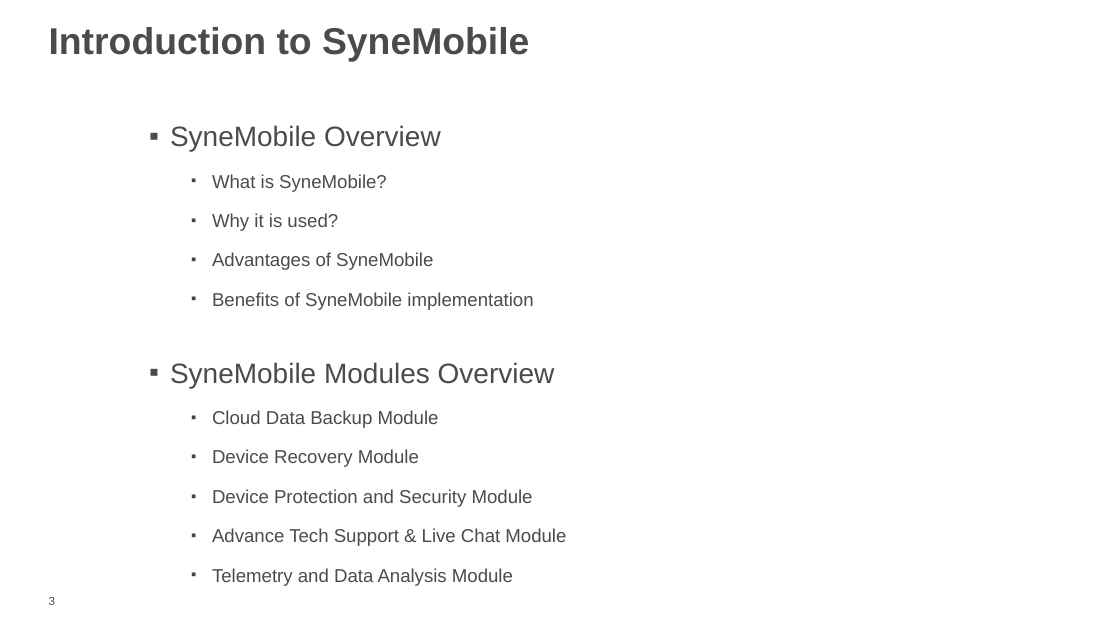
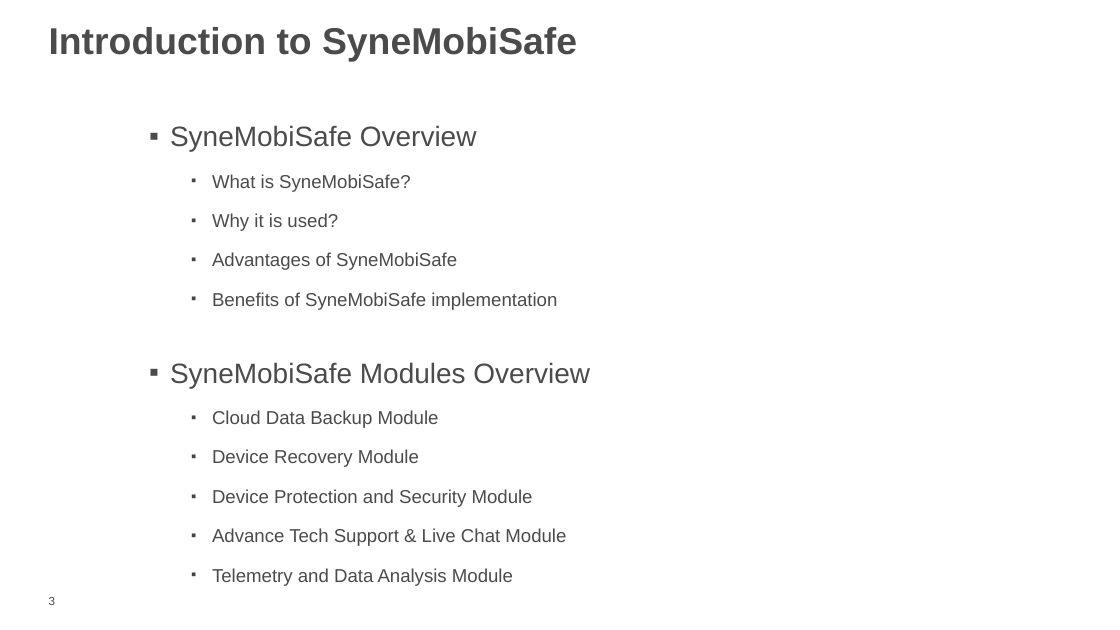
Before and after one commit to vishal1785/TestDemo, a slide deck: slide 3 of 1lb/from Asma/training/OnShore_Training_Vishal_Bhardwaj.pptx. Drawn at 1120x630 pixels with LibreOffice and Linux fonts; fonts in the diff are those of the drawing; background and template pictures are left out. Boxes give left, top, right and bottom in pixels: in the first picture for what was removed or moved away, otherwise in the second. Text is boxed around its words. In the diff, an @@ line names an element or a change of style, - is before the commit and + after.

```diff
--- a/1lb/from Asma/training/OnShore_Training_Vishal_Bhardwaj.pptx
+++ b/1lb/from Asma/training/OnShore_Training_Vishal_Bhardwaj.pptx
@@ text at bbox=[49, 27, 577, 62]: text changed @@
-Introduction to SyneMobile
+Introduction to SyneMobiSafe
@@ text at bbox=[170, 125, 477, 192]: text changed @@
-▪ SyneMobile Overview
-  ▪ What is SyneMobile?
+▪ SyneMobiSafe Overview
+  ▪ What is SyneMobiSafe?
@@ text at bbox=[170, 252, 590, 388]: text changed @@
-  ▪ Advantages of SyneMobile
-  ▪ Benefits of SyneMobile implementation
-▪ SyneMobile Modules Overview
+  ▪ Advantages of SyneMobiSafe
+  ▪ Benefits of SyneMobiSafe implementation
+▪ SyneMobiSafe Modules Overview
```
Also in this commit, not shown: 12 other slides changed, 1 slide added, 3 slides removed, 30 other files.
